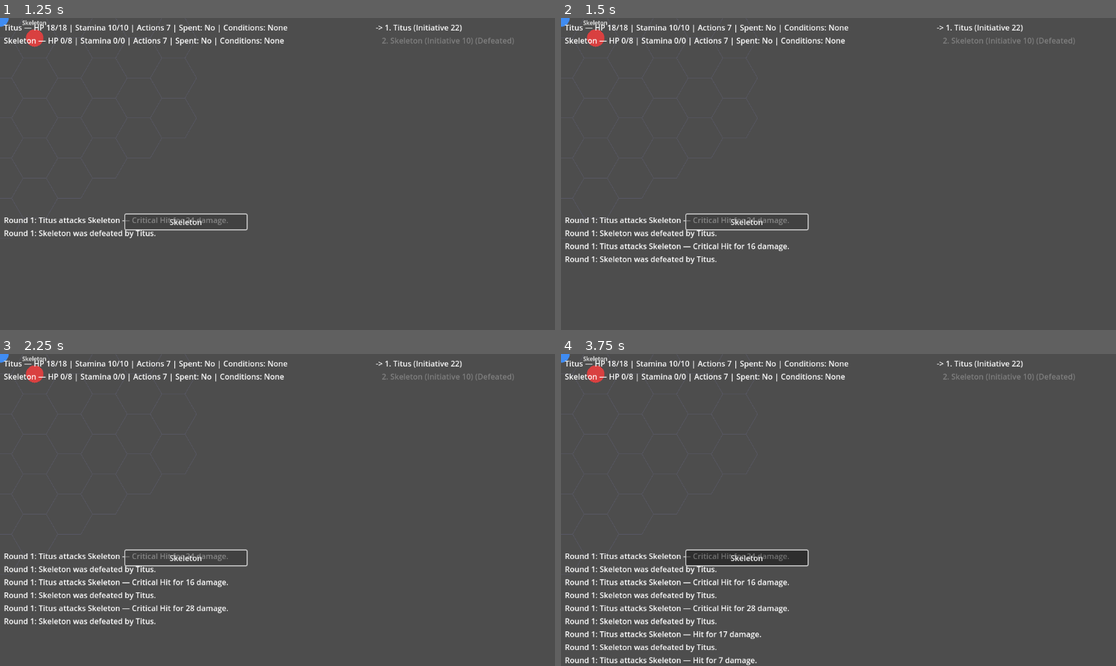
Above: before the commit, frames 1-4 (two rows, left to right).
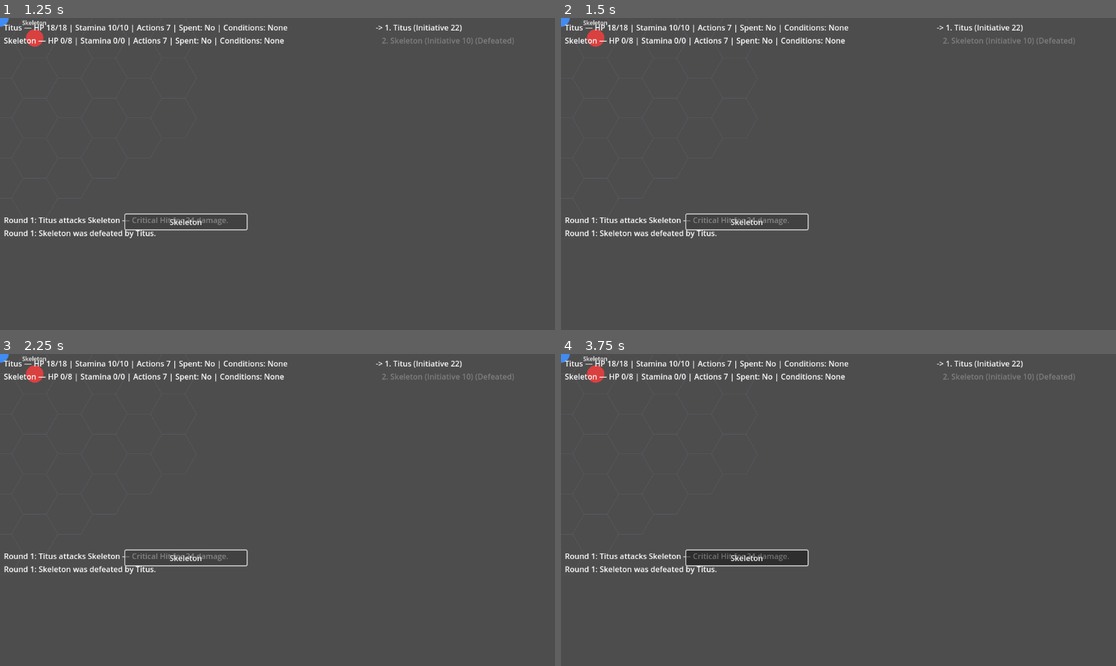
Above: after the commit, the same moments.

Repository: Pyroraptor/hykaen
Game: Godot game, scene res://MainScene.tscn
Two runs of this game, one before a commit and one after it. Both use one fixed random seed, a clock stepped at 60 frames per second and the inputs below.
Inputs (mouse positions are in pixels of both pictures, inside the frame that each line leads up to):
- Up to frame 1 (1.25 s): click "Skeleton" at 0.5 s
- Up to frame 2 (1.5 s): click "Skeleton" at 1.25 s
- Up to frame 3 (2.25 s): click "Skeleton" at 2 s
- Up to frame 4 (3.75 s): tap Enter at 2.75 s; move the mouse to (960, 494) at 2.77 s; hold Shift 2.78-3.5 s; click (960, 494) at 2.92 s; tap Space at 3.5 s; drag from (727, 525) to (810, 572) at 3.52 s

Frame 1 is identical in both runs. In frame 2, 0.7% of the frame differs, in the area x 0-42%, y 72-79%; in frame 3, 1.3%; in frame 4, 2.2%, in the area x 0-42%, y 72-100%.

Commit message:
feat(FEAT-125): Typed error codes for resolve_action_use_case failures
Step: tdd-execute
Files: 2

Diff:
--- a/core/application/resolve_action_use_case.gd
+++ b/core/application/resolve_action_use_case.gd
@@ -77,6 +77,32 @@
 ## api_contracts (resolve_action_use_case.execute precondition, US-003).
 const ERR_TARGET_NOT_ADJACENT: String = "ERR_TARGET_NOT_ADJACENT"
 
+## Typed error code returned in ActionResult.error when
+## ActionEconomy.spend_action() fails because the acting combatant has no
+## action budget remaining this round (the ALREADY_SPENT Result contract —
+## core/rules/action_economy.gd). FEAT-125/FIND-121: previously this case
+## returned a bare {"resolved": false, "ok": false} Dictionary with no typed
+## error key; api_contracts documents ERR_NO_ACTION_REMAINING for this case
+## and StrikeActionControl/RoundSession only ever branch on ok/resolved, so
+## adding this key is backward compatible with both callers.
+const ERR_NO_ACTION_REMAINING: String = "ERR_NO_ACTION_REMAINING"
+
+## Typed error code returned in ActionResult.error when `target` does not
+## exist (an empty Dictionary — the same "not found" sentinel already used
+## by core/application/round_session.gd's `target.is_empty()` checks) or is
+## already defeated (hp_current <= 0). FEAT-125/FIND-121. Checked BEFORE the
+## melee reach precondition and BEFORE any action-budget spend, so a Strike
+## against an invalid target never burns the actor's turn.
+const ERR_TARGET_INVALID: String = "ERR_TARGET_INVALID"
+
+## Typed error code returned in ActionResult.error when `active_combatant_id`
+## is supplied and does not match the acting `combatant`'s identifier
+## (FEAT-125/FIND-121). This is an OPT-IN precondition: pre-existing callers
+## (StrikeActionControl, RoundSession) never pass `active_combatant_id`, so
+## for them this check remains a no-op — preserving their contract exactly,
+## per FIND-121's guardrail.
+const ERR_NOT_ACTIVE_COMBATANT: String = "ERR_NOT_ACTIVE_COMBATANT"
+
 var _random_number_port      ## RandomNumberPort — injected; never instantiated here (NFR-003)
 var _event_sink_port         ## EventSinkPort — injected
 var _round_history_port      ## RoundHistoryPort — injected
@@ -111,6 +137,22 @@
 ##                    emitted events/history entries.
 ## cycle_index     — the AC-4 interleave cycle pass this action occurred in
 ##                    (0-based), stamped on the RoundHistoryEntry.
+## active_combatant_id — OPTIONAL (FEAT-125/FIND-121). When non-empty, the
+##                    acting `combatant`'s identifier (its "combatant_id" key,
+##                    falling back to "name" — the same convention
+##                    presentation/strike_action_control.gd's _target_id()
+##                    uses) must match this value or the action is rejected
+##                    with ERR_NOT_ACTIVE_COMBATANT. Defaults to "" (no
+##                    check) so pre-existing callers (StrikeActionControl,
+##                    RoundSession) that never pass this argument are
+##                    completely unaffected.
+##
+## Preconditions are checked in this order, each with NO side effects on
+## failure (no action-budget spend, no damage, no events, no history):
+##   1. active-combatant check (only when active_combatant_id is non-empty)
+##   2. target-validity check (target exists and is not already defeated)
+##   3. melee reach check (FEAT-003/US-003, unchanged)
+##   4. ActionEconomy.spend_action()
 ##
 ## Reach precondition (FEAT-003 / US-003, api_contracts
 ## resolve_action_use_case.execute): when action_name is a melee action (
@@ -123,11 +165,19 @@
 ## pre-FEAT-003 contract exactly.
 ##
 ## Returns a Dictionary:
+##   {resolved: false, ok: false, error: ERR_NOT_ACTIVE_COMBATANT}
+##     — active_combatant_id was supplied and does not match combatant's
+##       identifier. No action-budget spend, no damage applied, no events
+##       emitted, no history recorded.
+##   {resolved: false, ok: false, error: ERR_TARGET_INVALID}
+##     — target does not exist (empty Dictionary) or is already defeated
+##       (hp_current <= 0). No action-budget spend, no damage applied, no
+##       events emitted, no history recorded.
 ##   {resolved: false, ok: false, error: ERR_TARGET_NOT_ADJACENT}
 ##     — melee Strike rejected: target is not adjacent to combatant. No
 ##       action-budget spend, no damage applied, no events emitted, no
 ##       history recorded.
-##   {resolved: false, ok: false}
+##   {resolved: false, ok: false, error: ERR_NO_ACTION_REMAINING}
 ##     — ActionEconomy.spend_action() failed (ALREADY_SPENT contract
 ##       violation); no damage applied, no events emitted, no history
 ##       recorded. The caller must skip this combatant for the cycle.
@@ -143,15 +193,22 @@
 	target: Dictionary,
 	action_name: String,
 	round_number: int,
-	cycle_index: int
+	cycle_index: int,
+	active_combatant_id: String = ""
 ) -> Dictionary:
+	if active_combatant_id != "" and _combatant_identifier(combatant) != active_combatant_id:
+		return {"resolved": false, "ok": false, "error": ERR_NOT_ACTIVE_COMBATANT}
+
+	if _is_target_invalid(target):
+		return {"resolved": false, "ok": false, "error": ERR_TARGET_INVALID}
+
 	if _is_melee_action(action_name) and _requires_reach_check(combatant, target):
 		if not _is_adjacent(combatant, target):
 			return {"resolved": false, "ok": false, "error": ERR_TARGET_NOT_ADJACENT}
 
 	var spend_result: Dictionary = action_economy.spend_action({"name": action_name, "traits": []})
 	if not spend_result.get("success", false):
-		return {"resolved": false, "ok": false}
+		return {"resolved": false, "ok": false, "error": ERR_NO_ACTION_REMAINING}
 
 	var weapon: Dictionary = combatant.get("weapon", {})
 	var strike_result: Dictionary = _resolve_strike(combatant, target, weapon)
@@ -215,6 +272,25 @@
 	return _MELEE_ACTION_NAMES.has(action_name)
 
 
+## _is_target_invalid(target) -> bool — true when `target` does not exist
+## (an empty Dictionary — the same "not found" sentinel RoundSession already
+## checks via `target.is_empty()`) or is already defeated
+## (hp_current <= 0). FEAT-125/FIND-121.
+func _is_target_invalid(target: Dictionary) -> bool:
+	if target.is_empty():
+		return true
+	return target.get("hp_current", 0) <= 0
+
+
+## _combatant_identifier(combatant) -> String — the same "combatant_id",
+## falling back to "name" convention used by
+## presentation/strike_action_control.gd's _target_id(), so
+## active_combatant_id comparisons (FEAT-125/FIND-121) use one consistent
+## identity rule across Presentation and Application.
+func _combatant_identifier(combatant: Dictionary) -> String:
+	return combatant.get("combatant_id", combatant.get("name", ""))
+
+
 ## _requires_reach_check(combatant, target) -> bool — the reach precondition
 ## only applies when BOTH Dictionaries carry positional "hex_coord" data
 ## (a core/geometry/hex_coord.gd HexCoord instance). Pre-existing callers
--- a/tests/test_resolve_action_use_case.gd
+++ b/tests/test_resolve_action_use_case.gd
@@ -126,6 +126,11 @@
 	var result: Dictionary = rig["use_case"].resolve(attacker, ae, target, "Strike", 1, 0)
 
 	assert_false(result.get("resolved", true), "resolve() on an already-Spent ActionEconomy must report resolved:false")
+	assert_false(result.get("ok", true), "resolve() on an already-Spent ActionEconomy must report ok:false")
+	assert_eq(
+		result.get("error", ""), "ERR_NO_ACTION_REMAINING",
+		"FEAT-125/FIND-121: ALREADY_SPENT must surface the typed ERR_NO_ACTION_REMAINING error code"
+	)
 	assert_eq(rig["event_sink"].events.size(), 0, "No events may be emitted when the spend fails")
 	assert_eq(rig["history"].entries.size(), 0, "No history entry may be recorded when the spend fails")
 	assert_eq(target.get("hp_current", -1), 50, "Target HP must be untouched when the spend fails")
@@ -303,3 +308,104 @@
 	assert_eq(entry.get("target", {}).get("name", ""), "Target")
 	assert_eq(entry.get("damage_final", -1), 7)
 	assert_eq(entry.get("roll", -1), 17, "history entry roll must equal the computed roll_total")
+
+
+# ══════════════════════════════════════════════════════════════════════════════
+# FEAT-125 (FIND-121): typed error codes for the remaining failure paths —
+# ERR_NO_ACTION_REMAINING (covered above), ERR_TARGET_INVALID,
+# ERR_NOT_ACTIVE_COMBATANT. ERR_TARGET_NOT_ADJACENT is covered separately by
+# tests/unit/core/application/test_resolve_action_reach.gd (US-003) and is
+# unchanged by this feature.
+# ══════════════════════════════════════════════════════════════════════════════
+
+func test_target_does_not_exist_returns_err_target_invalid_with_no_side_effects() -> void:
+	var ae = ActionEconomyClass.new()
+	ae.start_of_round()
+
+	var rig: Dictionary = _make_use_case([12, 4])
+	var attacker: Dictionary = _attacker()
+	var missing_target: Dictionary = {}  # "does not exist" sentinel
+
+	var result: Dictionary = rig["use_case"].resolve(attacker, ae, missing_target, "Strike", 1, 0)
+
+	assert_false(result.get("ok", true), "Strike against a nonexistent target must report ok:false")
+	assert_false(result.get("resolved", true), "Strike against a nonexistent target must report resolved:false")
+	assert_eq(result.get("error", ""), "ERR_TARGET_INVALID")
+	assert_eq(rig["event_sink"].events.size(), 0, "No events may be emitted for an invalid target")
+	assert_eq(rig["history"].entries.size(), 0, "No history entry may be recorded for an invalid target")
+	assert_eq(ae.get_remaining(), ActionEconomyClass.MAX_BUDGET, "The actor's action budget must remain UNSPENT")
+
+
+func test_target_already_defeated_returns_err_target_invalid_with_no_side_effects() -> void:
+	var ae = ActionEconomyClass.new()
+	ae.start_of_round()
+
+	var rig: Dictionary = _make_use_case([12, 4])
+	var attacker: Dictionary = _attacker()
+	var defeated_target: Dictionary = _target(0, 10)  # hp_current <= 0 -> already defeated
+
+	var result: Dictionary = rig["use_case"].resolve(attacker, ae, defeated_target, "Strike", 1, 0)
+
+	assert_false(result.get("ok", true), "Strike against an already-defeated target must report ok:false")
+	assert_false(result.get("resolved", true), "Strike against an already-defeated target must report resolved:false")
+	assert_eq(result.get("error", ""), "ERR_TARGET_INVALID")
+	assert_eq(rig["event_sink"].events.size(), 0, "No events may be emitted for an already-defeated target")
+	assert_eq(rig["history"].entries.size(), 0, "No history entry may be recorded for an already-defeated target")
+	assert_eq(ae.get_remaining(), ActionEconomyClass.MAX_BUDGET, "The actor's action budget must remain UNSPENT")
+
+
+func test_non_active_combatant_returns_err_not_active_combatant_with_no_side_effects() -> void:
+	var ae = ActionEconomyClass.new()
+	ae.start_of_round()
+
+	var rig: Dictionary = _make_use_case([12, 4])
+	var attacker: Dictionary = _attacker()
+	var target: Dictionary = _target(50, 10)
+
+	# The current turn's actor is "someone_else" -- attacker ("Attacker") is
+	# not the active combatant.
+	var result: Dictionary = rig["use_case"].resolve(
+		attacker, ae, target, "Strike", 1, 0, "someone_else"
+	)
+
+	assert_false(result.get("ok", true), "resolve() for a non-active combatant must report ok:false")
+	assert_false(result.get("resolved", true), "resolve() for a non-active combatant must report resolved:false")
+	assert_eq(result.get("error", ""), "ERR_NOT_ACTIVE_COMBATANT")
+	assert_eq(rig["event_sink"].events.size(), 0, "No events may be emitted for a non-active combatant")
+	assert_eq(rig["history"].entries.size(), 0, "No history entry may be recorded for a non-active combatant")
+	assert_eq(target.get("hp_current", -1), 50, "Target HP must be untouched")
+	assert_eq(ae.get_remaining(), ActionEconomyClass.MAX_BUDGET, "The actor's action budget must remain UNSPENT")
+
+
+func test_active_combatant_id_matching_combatant_id_key_resolves_normally() -> void:
+	var ae = ActionEconomyClass.new()
+	ae.start_of_round()
+
+	var rig: Dictionary = _make_use_case([12, 4])
+	var attacker: Dictionary = _attacker()
+	attacker["combatant_id"] = "attacker_1"
+	var target: Dictionary = _target(50, 10)
+
+	var result: Dictionary = rig["use_case"].resolve(
+		attacker, ae, target, "Strike", 1, 0, "attacker_1"
+	)
+
+	assert_true(result.get("ok", false), "Strike must resolve when active_combatant_id matches combatant_id")
+	assert_true(result.get("resolved", false))
+
+
+func test_active_combatant_id_omitted_is_backward_compatible_no_op() -> void:
+	var ae = ActionEconomyClass.new()
+	ae.start_of_round()
+
+	var rig: Dictionary = _make_use_case([12, 4])
+	var attacker: Dictionary = _attacker()
+	var target: Dictionary = _target(50, 10)
+
+	# StrikeActionControl/RoundSession never pass active_combatant_id -- the
+	# 6-positional-argument call shape (FEAT-098/FEAT-003, unchanged) must
+	# keep resolving exactly as before FEAT-125.
+	var result: Dictionary = rig["use_case"].resolve(attacker, ae, target, "Strike", 1, 0)
+
+	assert_true(result.get("ok", false), "Omitting active_combatant_id must remain a no-op (backward compatible)")
+	assert_true(result.get("resolved", false))
